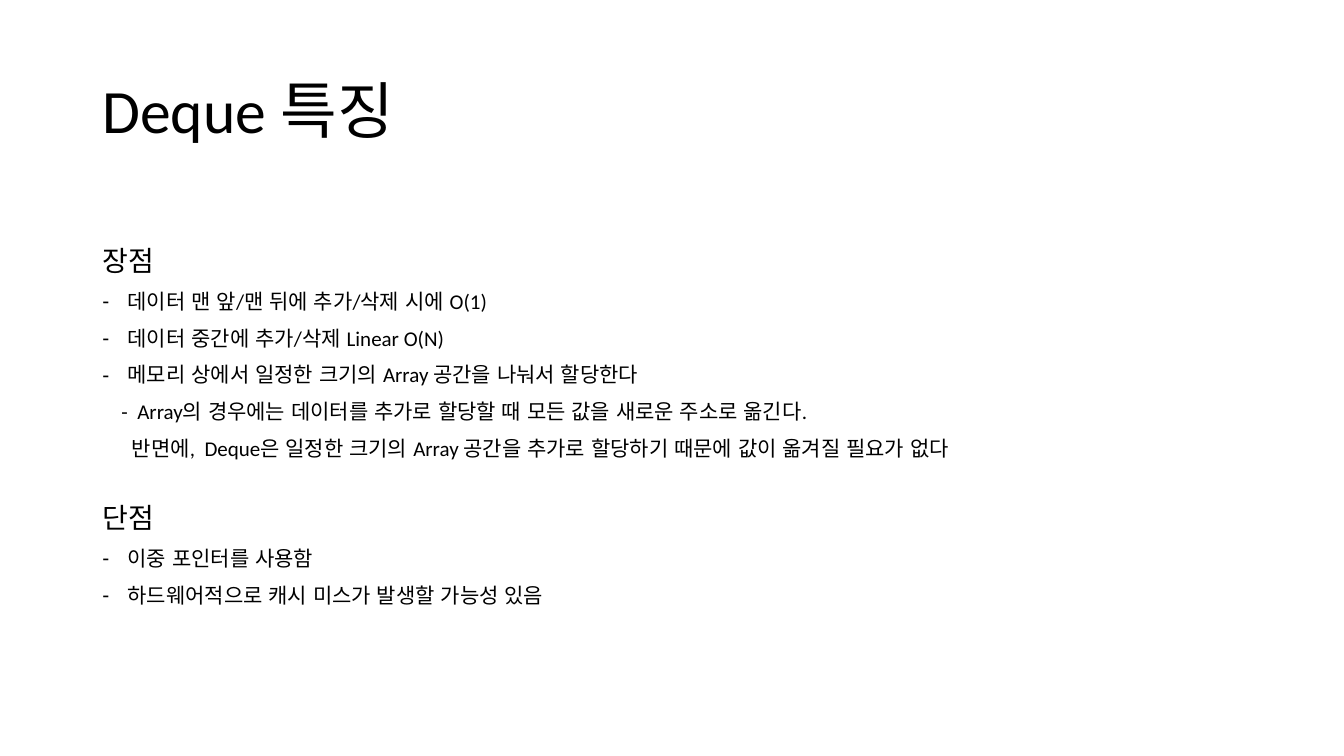
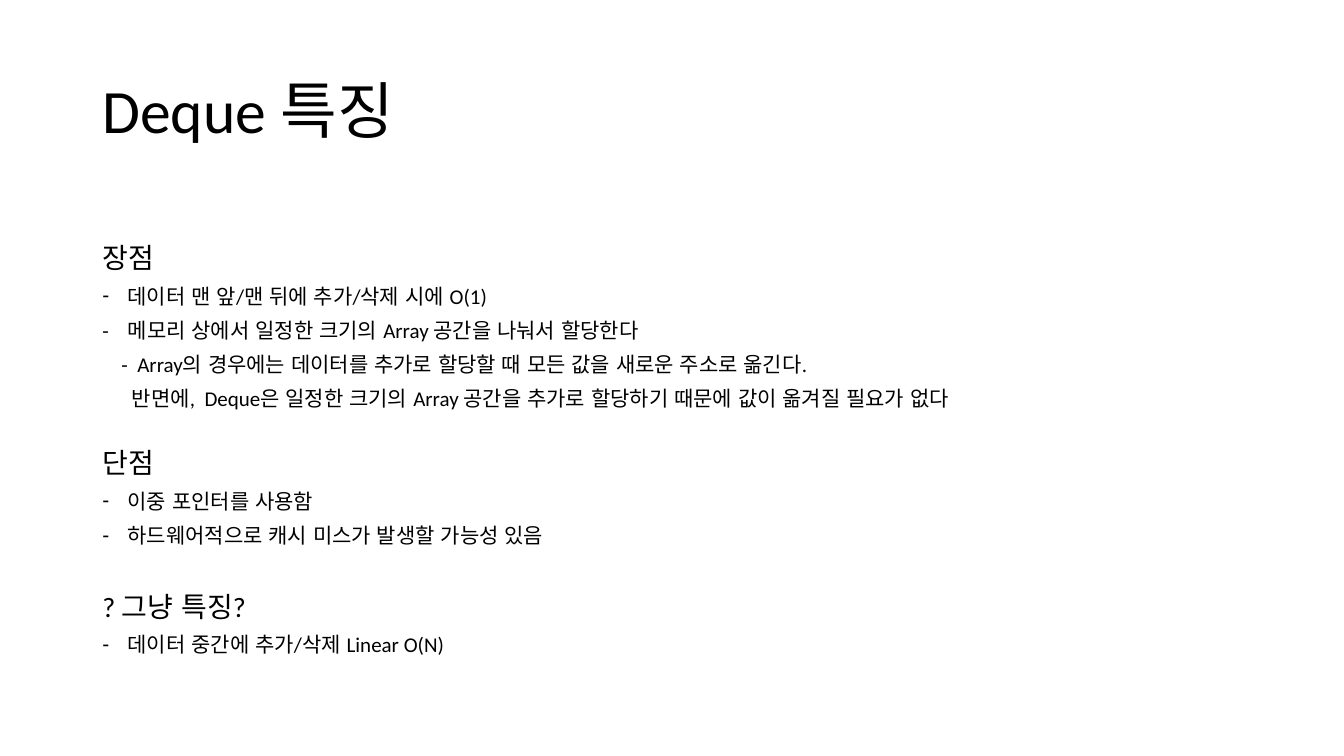
Before and after one commit to nicework-jin/AlgorithmStudy_211124, a slide deck: slide 3 of CS/Deque.pptx. Drawn at 1344x756 pixels with LibreOffice and Linux fonts; fonts in the diff are those of the drawing. Boxes give left, top, right and bottom in pixels: in the first picture for what was removed or moved away, otherwise in the second. Text is boxed around its words. In the diff, an @@ line names an element or a change of style, - is before the commit and + after.

```diff
--- a/CS/Deque.pptx
+++ b/CS/Deque.pptx
@@ text at (102,244,949,545): line spacing 0.9 to 0.8 @@
@@ text at (128,320,638,342): text changed @@
-– 데이터 중간에 추가/삭제 Linear O(N)
-– 메모리 상에서 일정한 크기의 Array 공간을 나눠서 할당한다
+- 메모리 상에서 일정한 크기의 Array 공간을 나눠서 할당한다
@@ text at (122,593,444,655): paragraphs added @@
+? 그냥 특징?
+– 데이터 중간에 추가/삭제 Linear O(N)
```
Also in this commit, not shown: 1 other slide changed, 5 other files.
